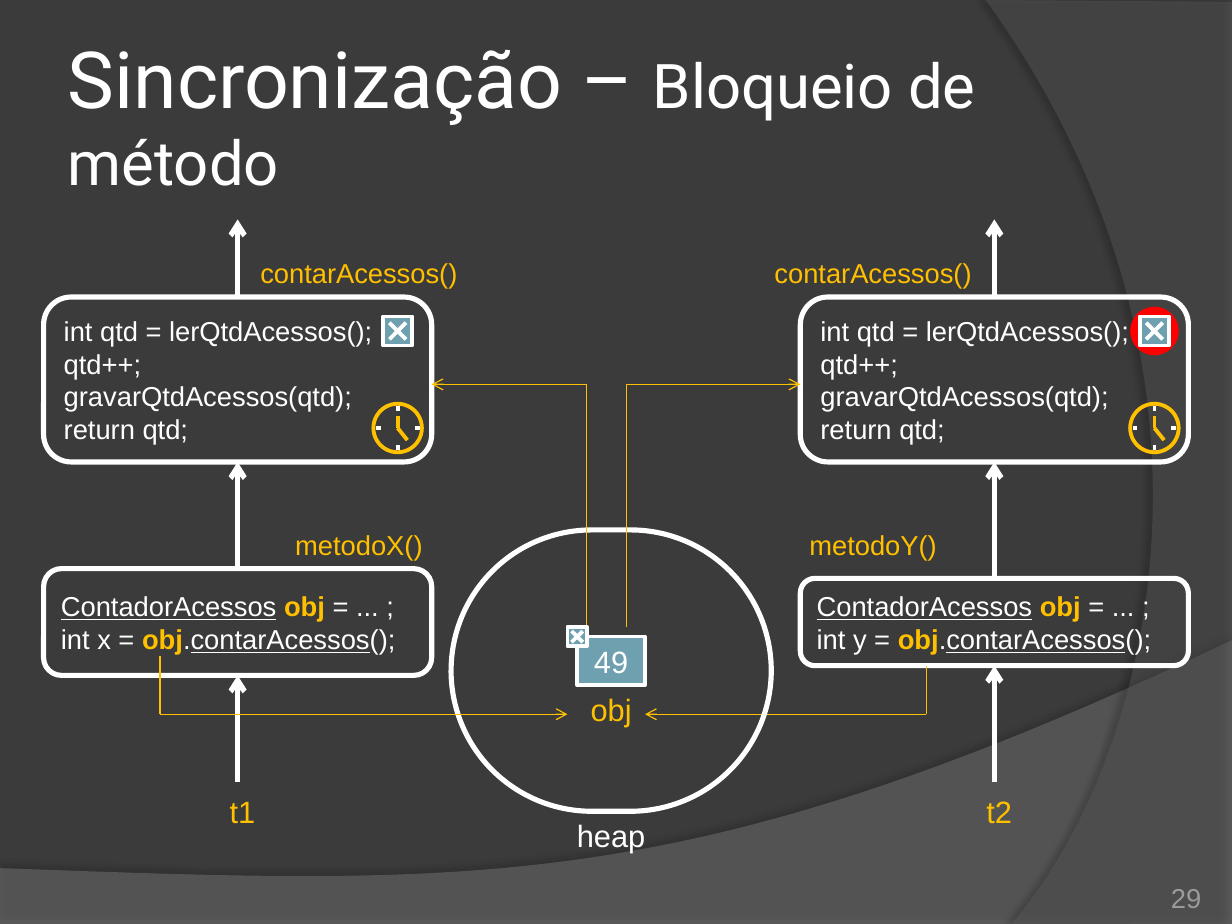
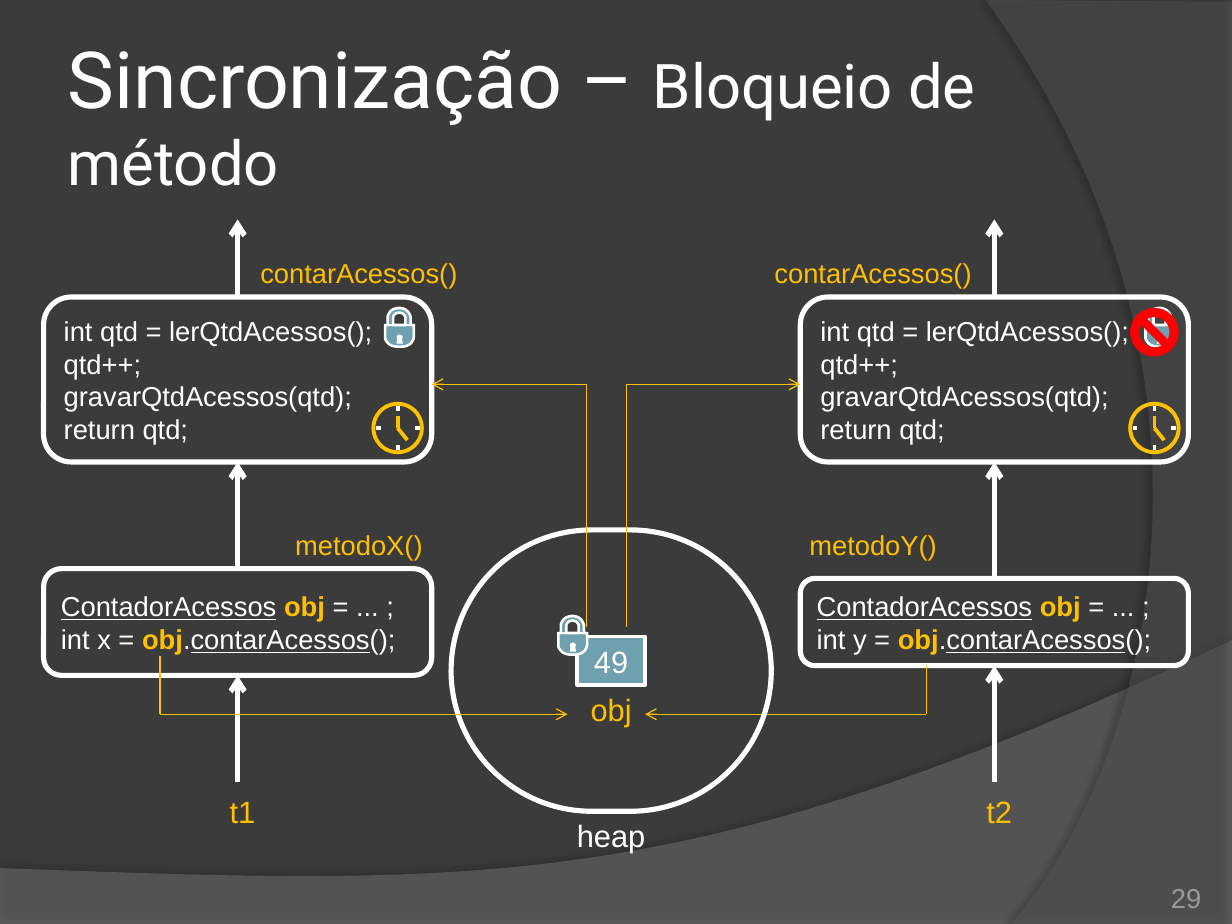
Before and after one commit to duchesqui/slzvieira-training, a slide deck: slide 29 of 2-Java-Programmer-Modulo-II/14.Capitulo08.pptx. Drawn at 1232x924 pixels with LibreOffice and Linux fonts; fonts in the diff are those of the drawing. Boxes give left, top, right and bottom in pixels: in the first picture for what was removed or moved away, otherwise in the second. Text is boxed around its words. In the diff, an @@ line names an element or a change of style, - is before the commit and + after.

Commit message:
Threads: Refinamento do slide animado sobre sincronização.

```diff
--- a/2-Java-Programmer-Modulo-II/14.Capitulo08.pptx
+++ b/2-Java-Programmer-Modulo-II/14.Capitulo08.pptx
@@ rectangle removed at <box>383,317,413,346</box> @@
@@ freeform shape added at <box>384,308,413,346</box>, fill #6EA0B0, outline #FFFFFF 1.5 pt @@
@@ line removed from (389, 323) to (407, 339) @@
@@ line removed from (389, 339) to (407, 323) @@
@@ rectangle removed at <box>1140,317,1169,346</box> @@
@@ line removed from (1146, 323) to (1163, 339) @@
@@ line removed from (1146, 339) to (1163, 323) @@
@@ freeform shape added at <box>1146,308,1174,346</box>, fill #6EA0B0, outline #FFFFFF 1.5 pt @@
@@ freeform shape added at <box>558,616,586,654</box>, fill #6EA0B0, outline #FFFFFF 1.5 pt @@
@@ rectangle removed at <box>568,627,588,647</box> @@
@@ line removed from (572, 631) to (583, 642) @@
@@ line removed from (572, 642) to (583, 631) @@
```
